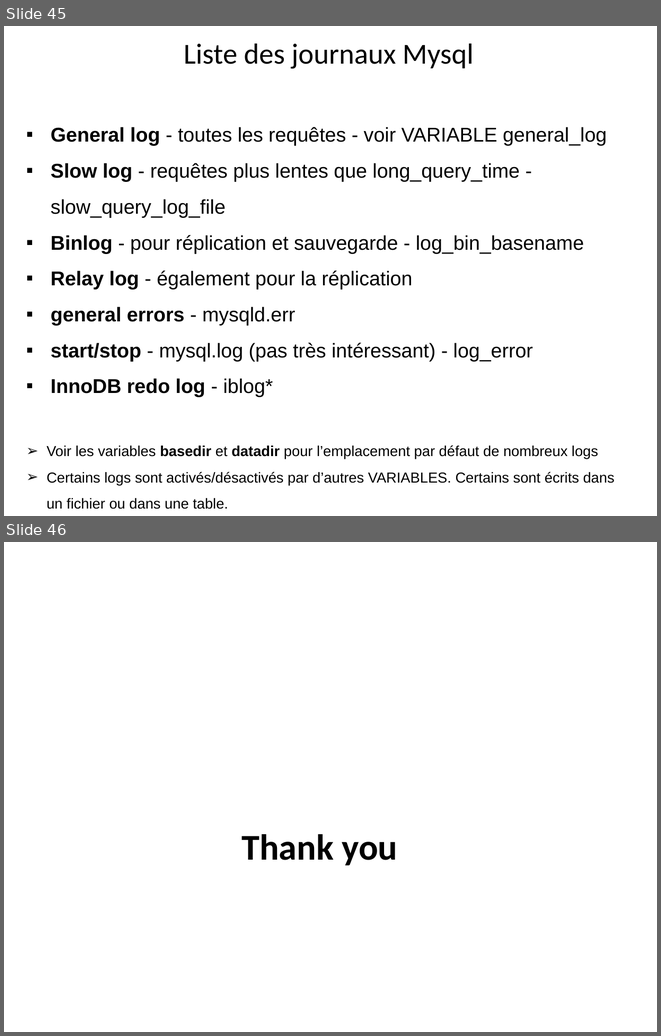
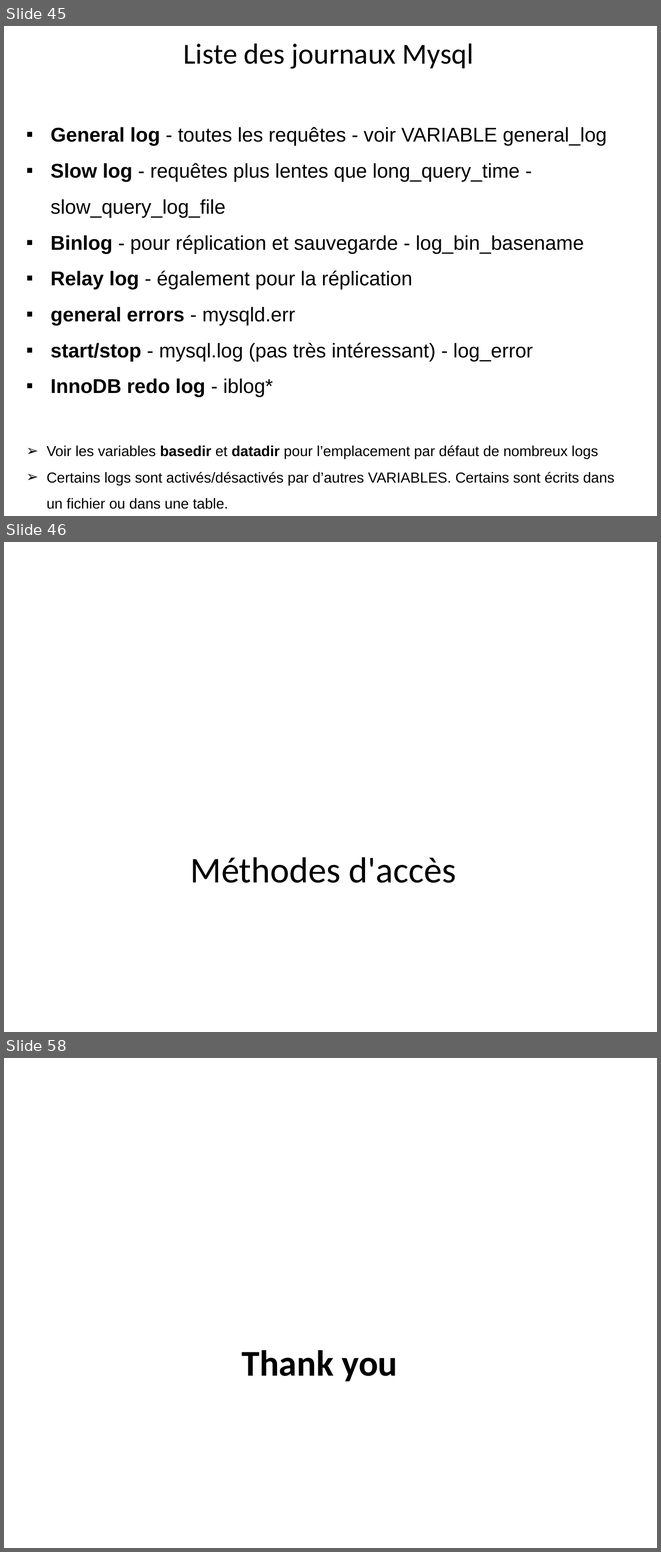
Before and after one commit to hosniah/mysql-labs, a slide deck: Administration MYSQL.pptx. Shown one above the other, each under a label of ours: slides 45 and 46 before the commit, slides 45, 46 and 58 after it; the slides between them are not shown. The pictures are 661x1036 and 661x1552 pixels, drawn with LibreOffice and Linux fonts; fonts in the diff are those of the drawing; background and template pictures are left out. Boxes give left, top, right and bottom in pixels: in the first picture for what was removed or moved away, otherwise in the second. Text is boxed around its words. In the diff, an @@ line names an element or a change of style, - is before the commit and + after.

```diff
--- a/Administration MYSQL.pptx
+++ b/Administration MYSQL.pptx
@@ slide 46 added at <box>4,542,657,1032</box>, background #FFFFFF @@
@@ title added at <box>191,857,456,883</box>, 40 pt, text #000000 @@
+Méthodes d'accès
@@ what was slide 46 is now slide 58 @@
```
Also in this commit, not shown: 11 other slides added.
